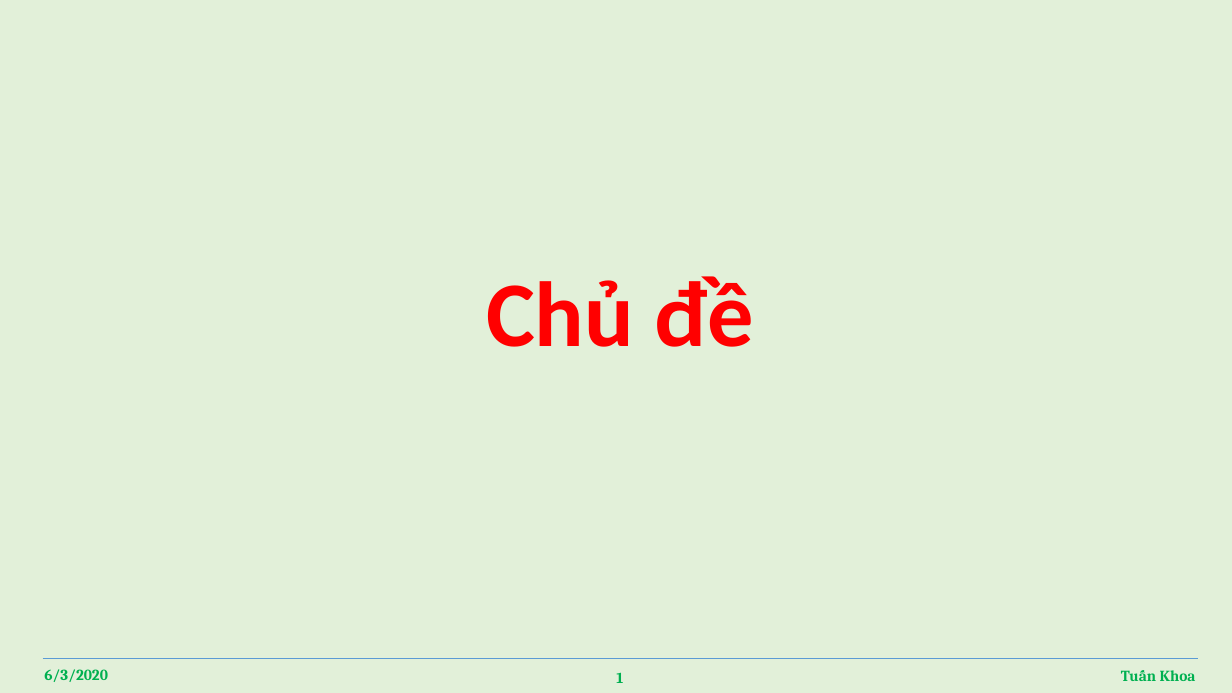
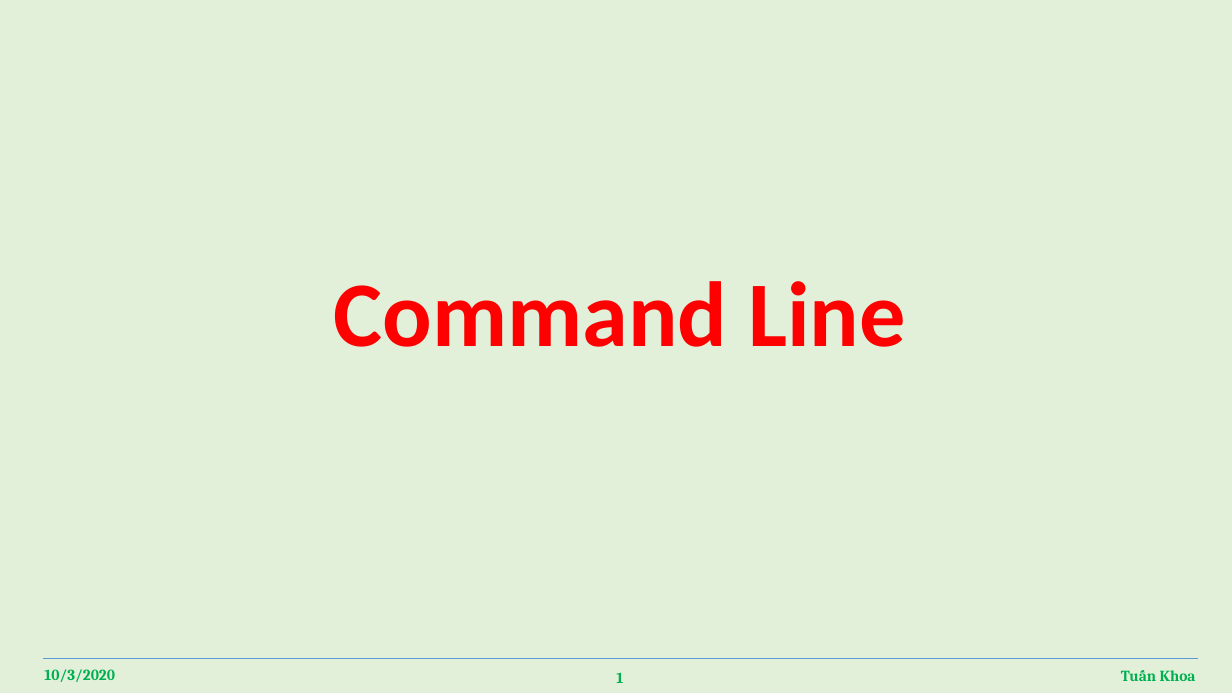
Before and after one commit to tuankhoa/2_commandLine, a slide deck: slide 1 of commandLine.pptx. Drawn at 1232x693 pixels with LibreOffice and Linux fonts; fonts in the diff are those of the drawing. Boxes give left, top, right and bottom in pixels: in the first picture for what was removed or moved away, otherwise in the second. Text is boxed around its words. In the diff, an @@ line names an element or a change of style, - is before the commit and + after.

Commit message:
create some file to test command line and update file ppt

```diff
--- a/commandLine.pptx
+++ b/commandLine.pptx
@@ text at (x1=334, y1=281, x2=906, y2=347): text changed @@
-Chủ đề
+Command Line
@@ text at (x1=44, y1=669, x2=115, y2=682): text changed @@
-6/3/2020
+10/3/2020
```
Also in this commit, not shown: 1 other slide changed, 4 slides added, 3 other files.
